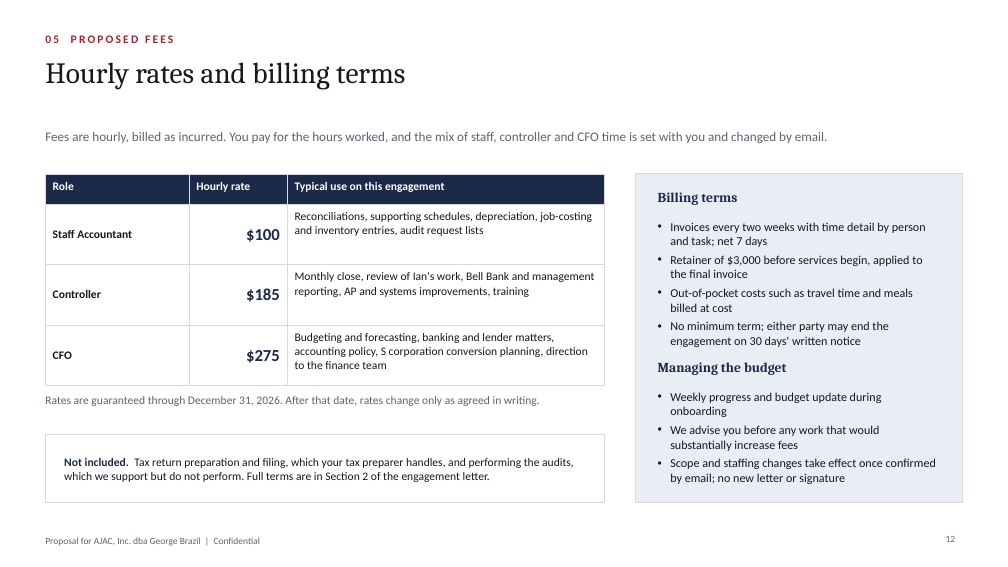
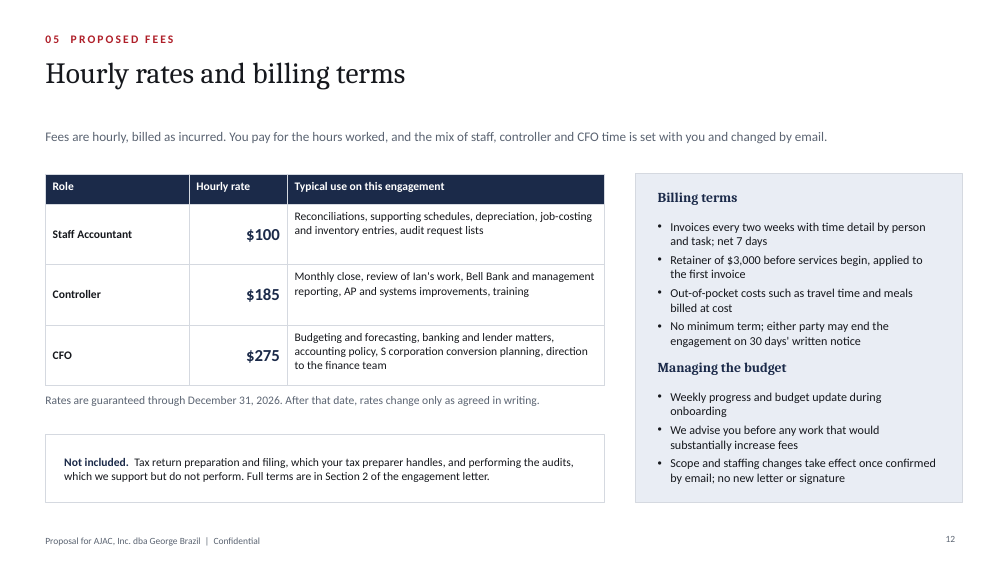
Before and after one commit to Onyxcfo/Engagement-Letter-Edits, a slide deck: slide 12 of Onyx_GeorgeBrazil_Proposal.pptx. Drawn at 1008x567 pixels with LibreOffice and Linux fonts; fonts in the diff are those of the drawing; background and template pictures are left out. Boxes give left, top, right and bottom in pixels: in the first picture for what was removed or moved away, otherwise in the second. Text is boxed around its words. In the diff, an @@ line names an element or a change of style, - is before the commit and + after.

```diff
--- a/Onyx_GeorgeBrazil_Proposal.pptx
+++ b/Onyx_GeorgeBrazil_Proposal.pptx
@@ text at bbox=[670, 255, 922, 278]: text changed @@
-• Retainer of $3,000 before services begin, applied to the final invoice
+• Retainer of $3,000 before services begin, applied to the first invoice
```
Also in this commit, not shown: 1 other slide changed, 4 other files.
